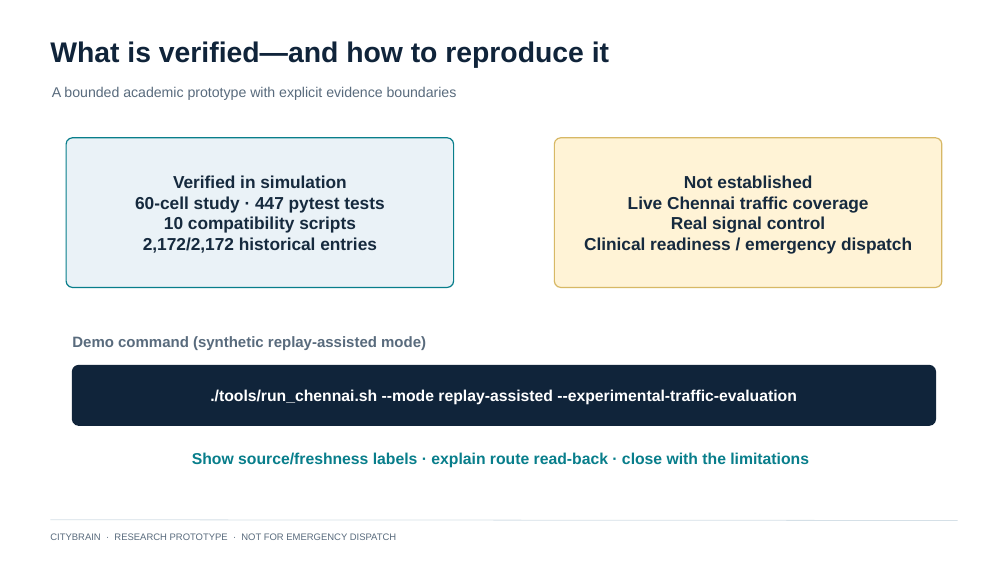
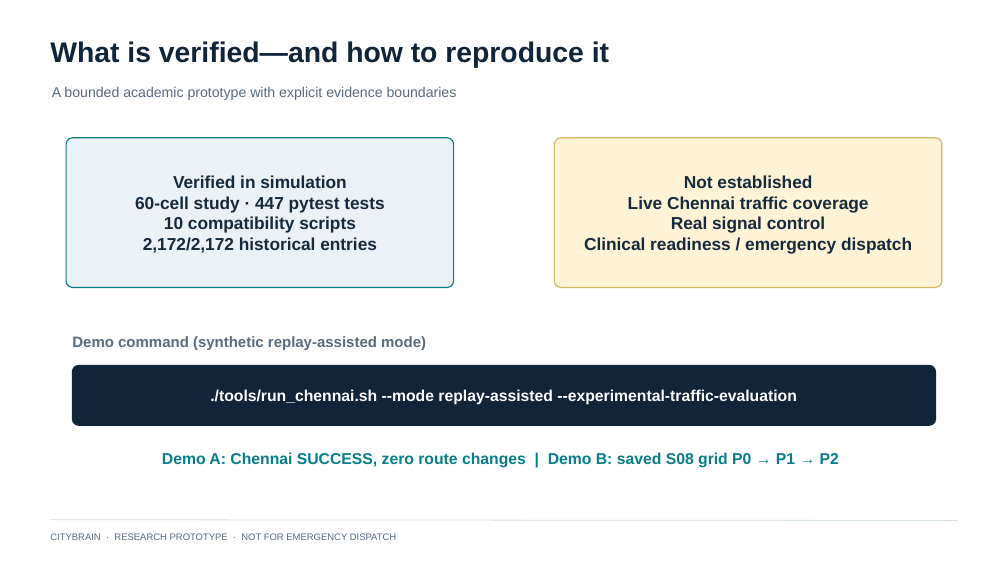
Before and after one commit to arghsahai/CityBrain, a slide deck: slide 12 of deliverables/final-academic-submission/CityBrain_Final_Presentation.pptx. Drawn at 1008x567 pixels with LibreOffice and Linux fonts; fonts in the diff are those of the drawing. Boxes give left, top, right and bottom in pixels: in the first picture for what was removed or moved away, otherwise in the second. Text is boxed around its words. In the diff, an @@ line names an element or a change of style, - is before the commit and + after.

```diff
--- a/deliverables/final-academic-submission/CityBrain_Final_Presentation.pptx
+++ b/deliverables/final-academic-submission/CityBrain_Final_Presentation.pptx
@@ text at (162, 452, 839, 468): text changed @@
-Show source/freshness labels · explain route read-back · close with the limitations
+Demo A: Chennai SUCCESS, zero route changes | Demo B: saved S08 grid P0 → P1 → P2
```
Also in this commit, not shown: 3 other slides changed, 26 other files.
